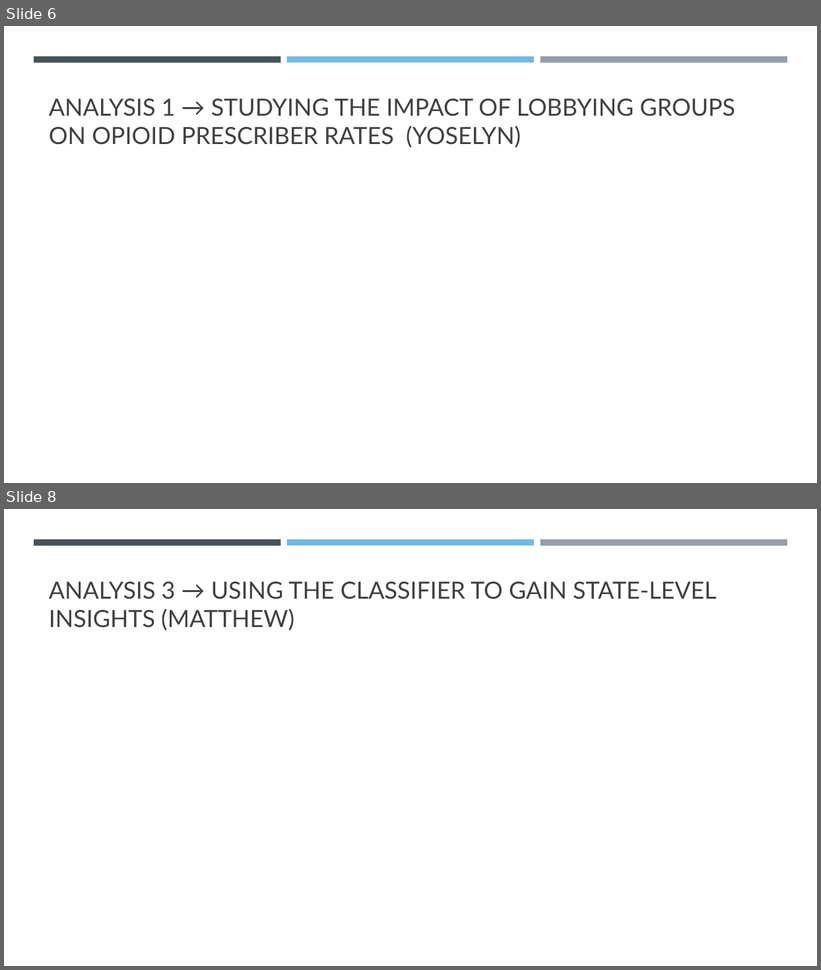
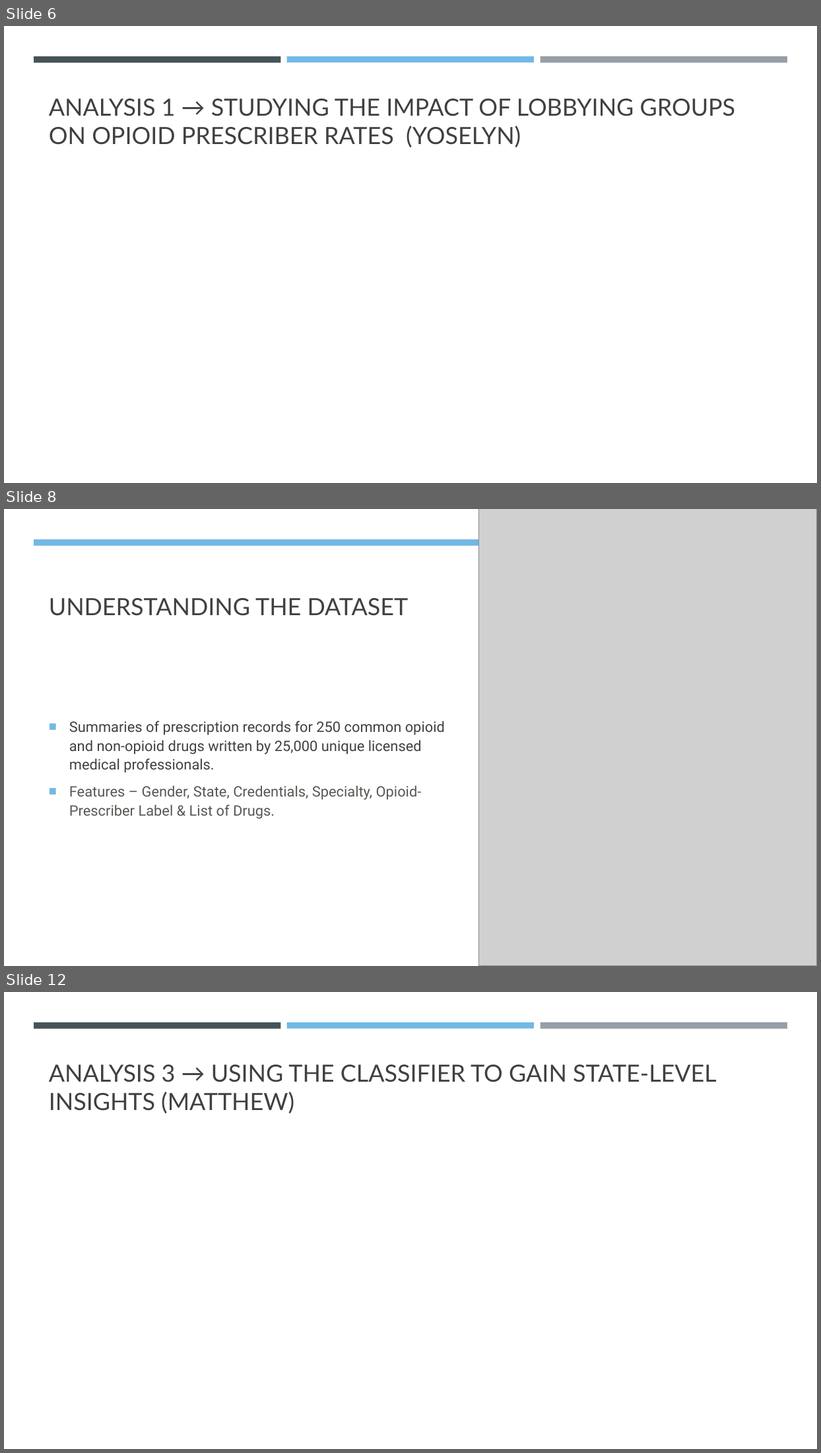
Before and after one commit to MLOpioidProjectCode/project_code, a slide deck: presentation/opioid_powerpoint.pptx. Shown one above the other, each under a label of ours: slides 6 and 8 before the commit, slides 6, 8 and 12 after it; the slides between them are not shown. The pictures are 821x970 and 821x1453 pixels, drawn with LibreOffice and Linux fonts; fonts in the diff are those of the drawing; grey boxes stand for pictures. Boxes give left, top, right and bottom in pixels: in the first picture for what was removed or moved away, otherwise in the second. Text is boxed around its words. In the diff, an @@ line names an element or a change of style, - is before the commit and + after.

```diff
--- a/presentation/opioid_powerpoint.pptx
+++ b/presentation/opioid_powerpoint.pptx
@@ slide 8 added at (4,509,817,966), background #FFFFFF @@
@@ rectangle added at (4,509,817,966), fill #FFFFFF @@
@@ picture added at (479,509,817,966) @@
@@ rectangle added at (34,539,479,545), fill #71B9E4 @@
@@ title added at (49,598,409,616), 28 pt, text #404040 @@
+UNDERSTANDING THE DATASET
@@ text added at (69,721,445,819), 17 pt, text #404040 @@
+■ Summaries of prescription records for 250 common opioid and non-opioid drugs written by 25,000 unique licensed medical professionals.
+■ Features – Gender, State, Credentials, Specialty, Opioid-Prescriber Label & List of Drugs.
@@ what was slide 8 is now slide 12 @@
```
Also in this commit, not shown: 1 slide changed, 3 other slides added.
